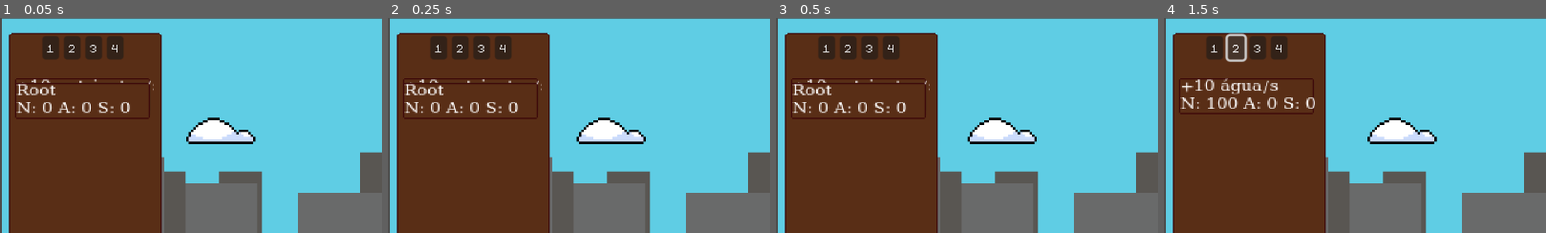
Above: before the commit, frames 1-4 (left to right).
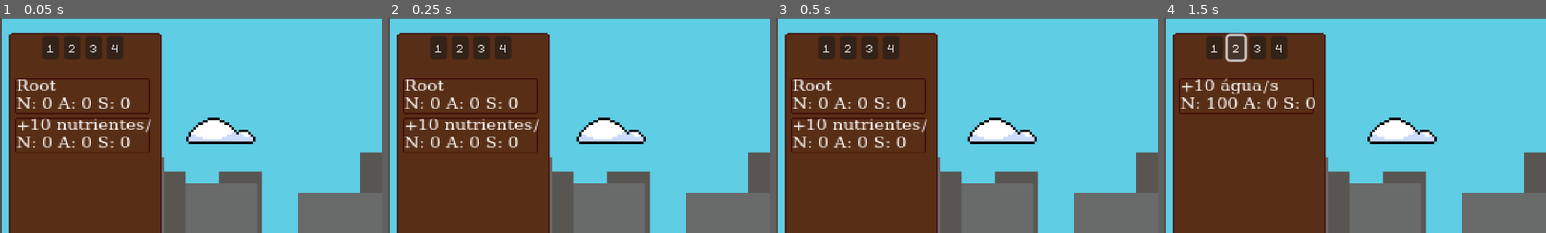
Above: after the commit, the same moments.

Repository: LeaoLuciano/ggj23
Game: Godot game, scene res://scenes/util/root_scene.tscn
The game is run twice, just before and just after one commit, with the same random seed, the same clock (stepped at 60 frames per second) and the same inputs.
Inputs:
- Up to frame 1 (0.05 s): no input
- Up to frame 2 (0.25 s): no input
- Up to frame 3 (0.5 s): no input
- Up to frame 4 (1.5 s): click "1" at 0.5 s; click "2" at 1.25 s
The pictures show only the part of the screen within x 0-50%, y 0-50%; the shares and areas given below are measured in that part.

The runs differ from the first frame. In frame 1, 3.2% of the frame differs, in the area x 4-41%, y 28-63%; in frame 2, 3.2%; in frame 3, 3.2%; in frame 4, nothing differs.

Commit message:
UI fix
Correção da posição de botões na UI

Signed-off-by: MarceloSpessoto <marcelomspessoto@gmail.com>

Diff:
--- a/scenes/items/upgrades/upgrade_menu/unlock_upgrade.tscn
+++ b/scenes/items/upgrades/upgrade_menu/unlock_upgrade.tscn
@@ -63,6 +63,8 @@
 anchors_preset = 15
 anchor_right = 1.0
 anchor_bottom = 1.0
+offset_right = -1165.0
+offset_bottom = -687.0
 grow_horizontal = 2
 grow_vertical = 2
 script = ExtResource("1_vxe3g")
--- a/scenes/items/upgrades/upgrade_menu/upgrade.tscn
+++ b/scenes/items/upgrades/upgrade_menu/upgrade.tscn
@@ -63,6 +63,8 @@
 anchors_preset = 15
 anchor_right = 1.0
 anchor_bottom = 1.0
+offset_right = -1167.0
+offset_bottom = -688.0
 grow_horizontal = 2
 grow_vertical = 2
 script = ExtResource("1_5ysrp")
--- a/scenes/items/upgrades/upgrade_menu/upgrade_manager.tscn
+++ b/scenes/items/upgrades/upgrade_menu/upgrade_manager.tscn
@@ -65,14 +65,22 @@
 [node name="TreeUpgrades" type="ScrollContainer" parent="Sprite2D"]
 offset_left = -59.0
 offset_top = -87.0
-offset_right = 57.0
-offset_bottom = 122.0
+offset_right = 56.0
+offset_bottom = -20.0
 horizontal_scroll_mode = 3
 
 [node name="VBoxContainer" type="VBoxContainer" parent="Sprite2D/TreeUpgrades"]
 layout_mode = 2
 size_flags_horizontal = 3
+size_flags_vertical = 3
 alignment = 1
+
+[node name="RootUpgrade" parent="Sprite2D/TreeUpgrades/VBoxContainer" node_paths=PackedStringArray("upgrade_man") instance=ExtResource("6_v6uqv")]
+layout_mode = 2
+size_flags_vertical = 3
+type = "root"
+upgrade_man = NodePath("../../../..")
+button_text = "Root"
 
 [node name="Upgrade" parent="Sprite2D/TreeUpgrades/VBoxContainer" node_paths=PackedStringArray("upgrade_man") instance=ExtResource("2_y1ylx")]
 layout_mode = 2
@@ -81,12 +89,6 @@
 production_rate = 10
 upgrade_man = NodePath("../../../..")
 button_text = "+10 nutrientes/s"
-
-[node name="RootUpgrade" parent="Sprite2D/TreeUpgrades/VBoxContainer" node_paths=PackedStringArray("upgrade_man") instance=ExtResource("6_v6uqv")]
-layout_mode = 2
-type = "root"
-upgrade_man = NodePath("../../../..")
-button_text = "Root"
 
 [node name="NutrientUpgrades" type="ScrollContainer" parent="Sprite2D"]
 visible = false
